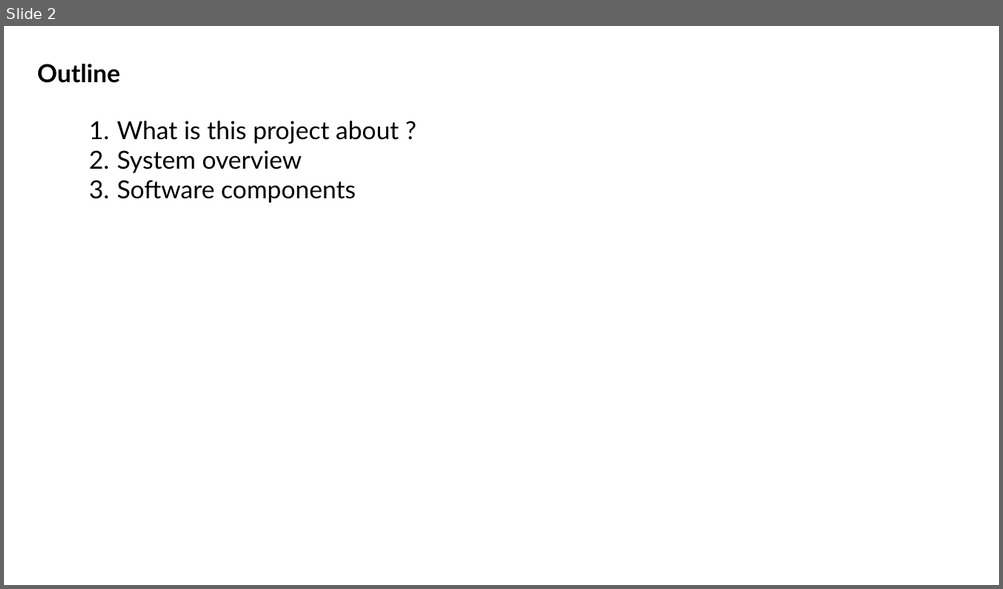
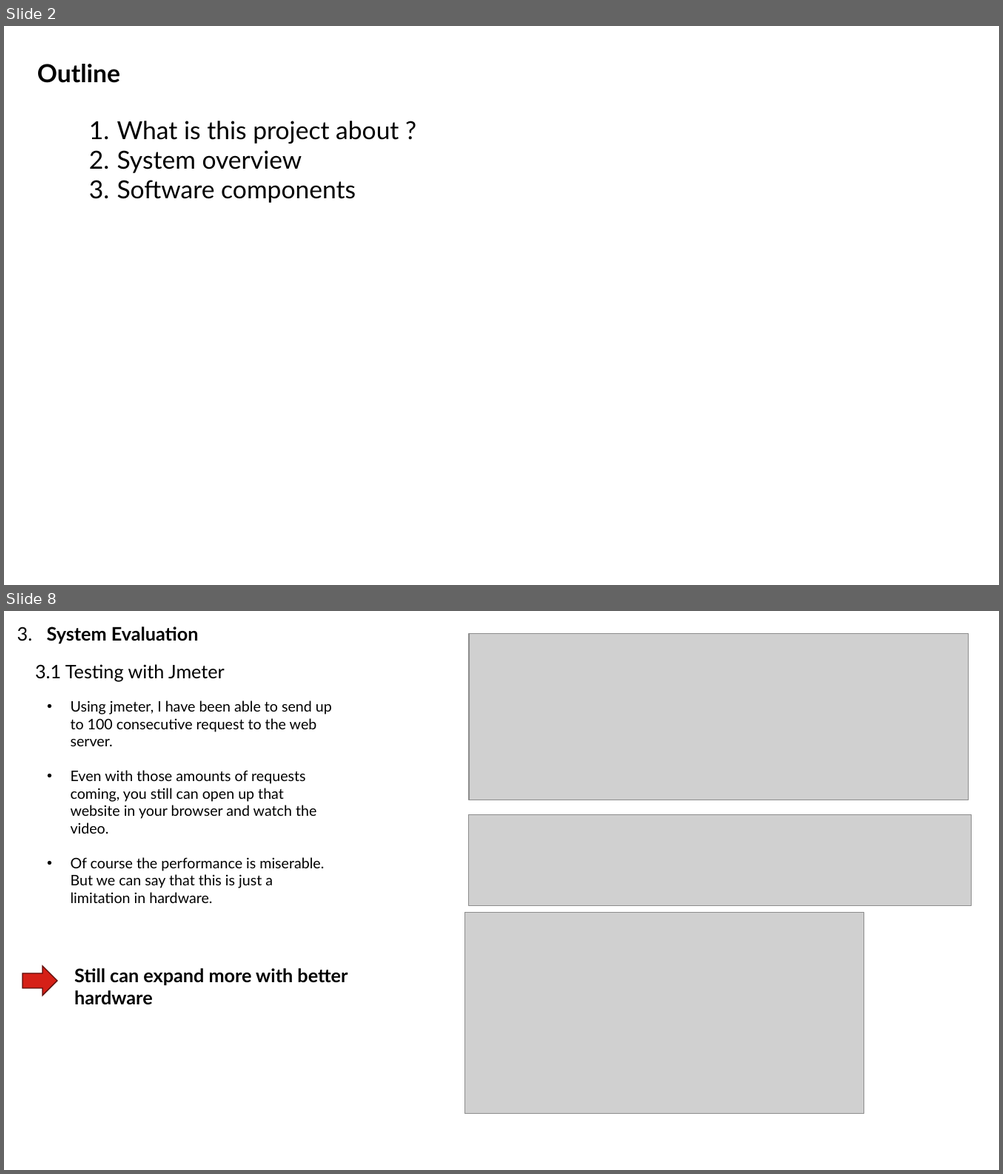
Before and after one commit to truongvanhuy2000/Video-Streaming, a slide deck: Docs/Overview.pptx. Shown one above the other, each under a label of ours: slide 2 before the commit, slides 2 and 8 after it; the slides between them are not shown. The pictures are 1003x589 and 1003x1174 pixels, drawn with LibreOffice and Linux fonts; fonts in the diff are those of the drawing; grey boxes stand for pictures. Boxes give left, top, right and bottom in pixels: in the first picture for what was removed or moved away, otherwise in the second. Text is boxed around its words. In the diff, an @@ line names an element or a change of style, - is before the commit and + after.

```diff
--- a/Docs/Overview.pptx
+++ b/Docs/Overview.pptx
@@ slide 8 added at [4,611,999,1170], background #FFFFFF @@
@@ text added at [17,627,199,644], 18 pt, text #000000, bold @@
+3. System Evaluation
@@ picture added at [469,633,968,800] @@
@@ text added at [35,664,225,681], 18 pt, text #000000 @@
+3.1 Testing with Jmeter
@@ text added at [71,701,332,903], 14 pt, text #000000 @@
+• Using jmeter, I have been able to send up to 100 consecutive request to the web server.
+• Even with those amounts of requests coming, you still can open up that website in your browser and watch the video.
+• Of course the performance is miserable. But we can say that this is just a limitation in hardware.
@@ picture added at [469,815,971,906] @@
@@ picture added at [465,912,864,1114] @@
@@ right arrow added at [22,966,58,996], fill #D52017, outline #5D0E0A 1 pt @@
@@ text added at [74,968,347,1005], 18 pt, text #000000, bold @@
+Still can expand more with better hardware
```
Also in this commit, not shown: 2 slides changed, 6 other slides added, 5 slides removed, 1 other file.
